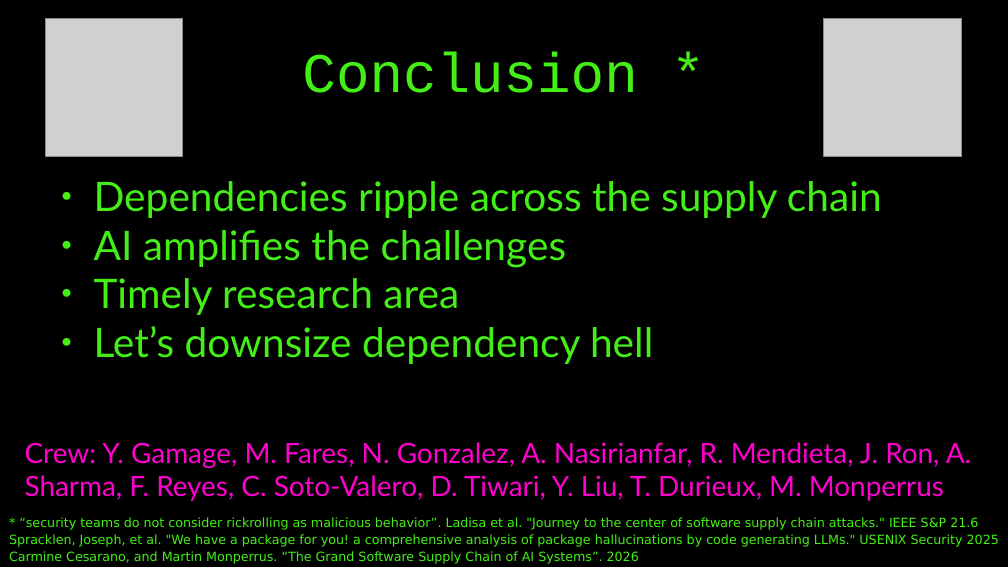
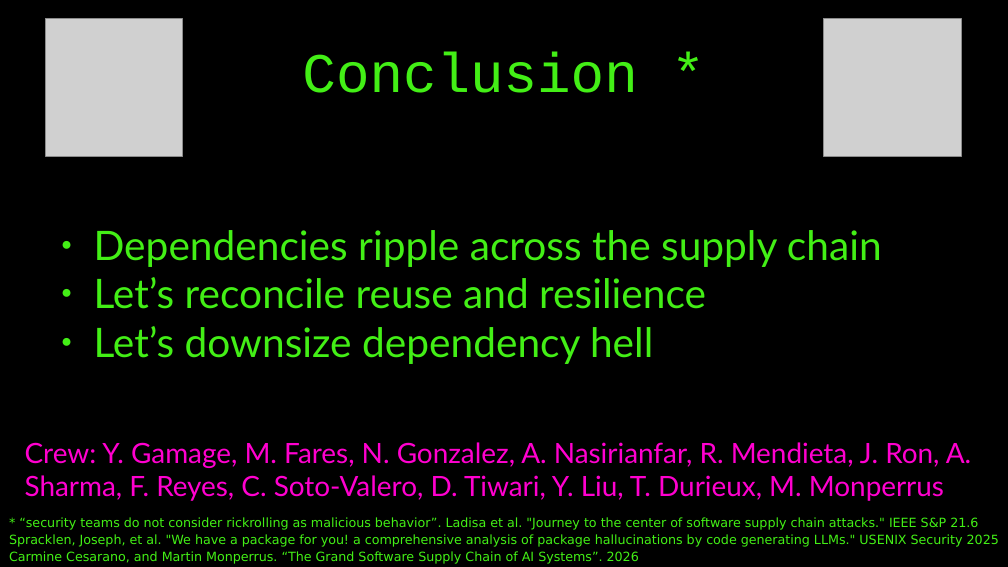
Before and after one commit to sparkrew/punking-up-dependency-hell, a slide deck: slide 16 of fse2026-keynote.odp. Drawn at 1008x567 pixels with LibreOffice and Linux fonts; fonts in the diff are those of the drawing; grey boxes stand for pictures. Boxes give left, top, right and bottom in pixels: in the first picture for what was removed or moved away, otherwise in the second. Text is boxed around its words. In the diff, an @@ line names an element or a change of style, - is before the commit and + after.

```diff
--- a/fse2026-keynote.odp
+++ b/fse2026-keynote.odp
@@ text at [94,277,706,309]: text changed @@
-● AI amplifies the challenges
-● Timely research area
+● Let’s reconcile reuse and resilience
```
Also in this commit, not shown: 1 other file.
